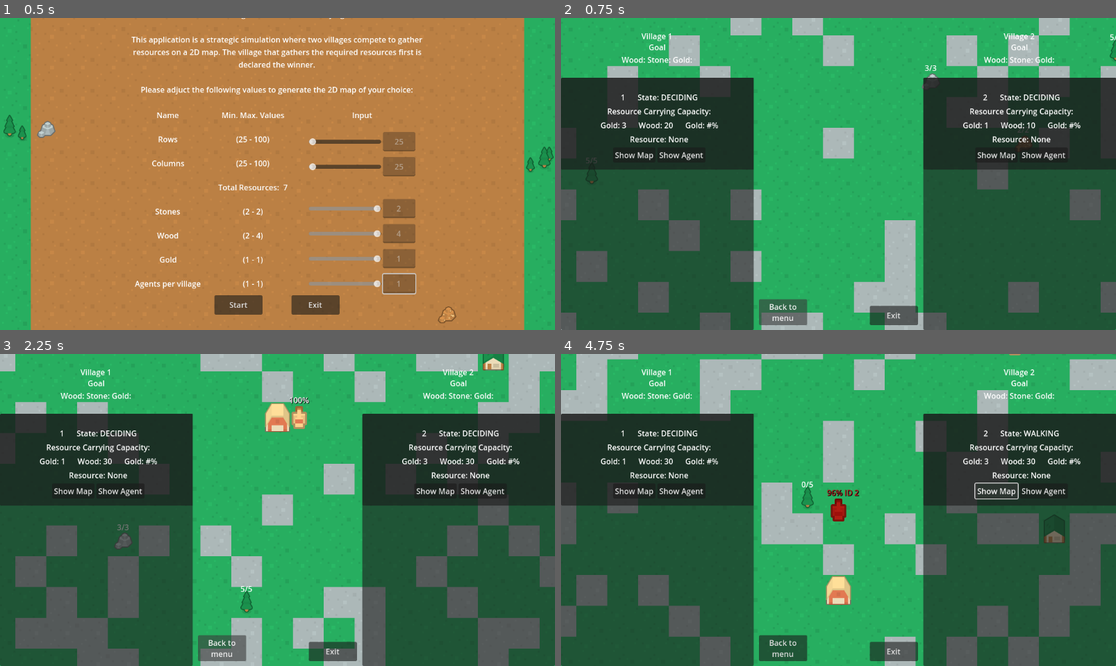
Above: before the commit, frames 1-4 (two rows, left to right).
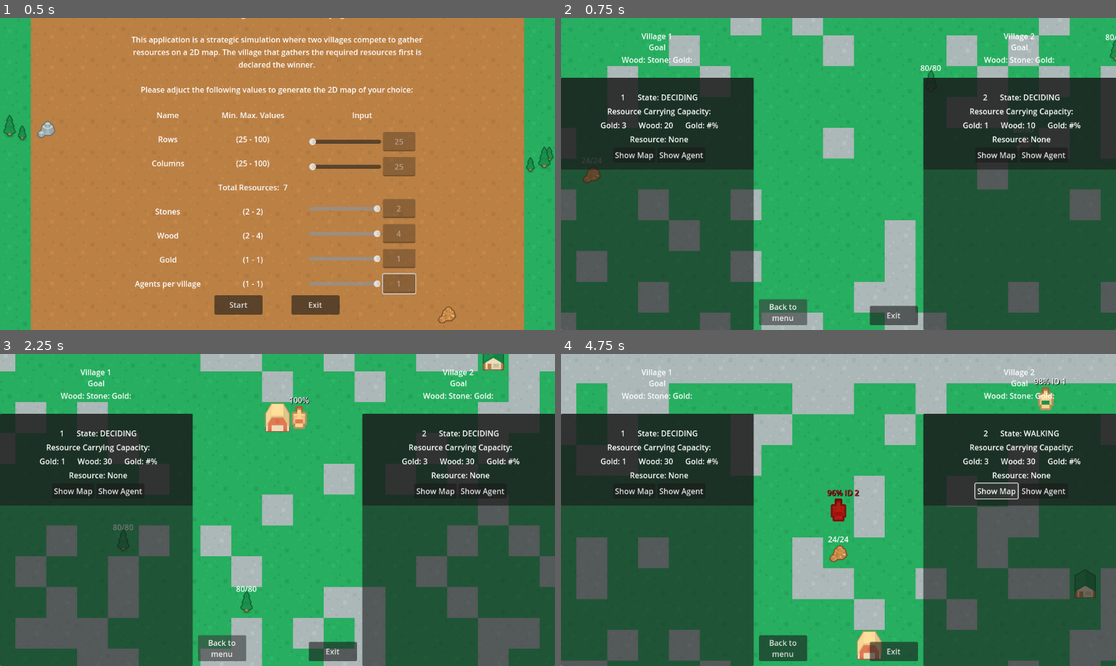
Above: after the commit, the same moments.

Repository: ApostolisSiampanis/intelligent-agents
Game: Godot game, scene res://scenes/input_screen.tscn
Two runs of this game, one before a commit and one after it. Both use one fixed random seed, a clock stepped at 60 frames per second and the inputs below.
Inputs:
- Up to frame 1 (0.5 s): no input
- Up to frame 2 (0.75 s): click "Start" at 0.5 s
- Up to frame 3 (2.25 s): click "Back to menu" at 1.25 s; click "Start" at 2 s
- Up to frame 4 (4.75 s): click "Show Map" at 2.75 s; click "Show Agent" at 3.5 s; click "Show Map" at 4.25 s

Frame 1 is identical in both runs. In frame 2, 0.2% of the frame differs, in the area x 3-100%, y 5-54%; in frame 3, 0.2%; in frame 4, 34%, in the area x 0-100%, y 0-100%.

Commit message:
Update code for resource quantity per source
Co-Authored-By: Dimitris Stylianou <dimitrisstylianou@proton.me>

Diff:
--- a/scripts/map_generator.gd
+++ b/scripts/map_generator.gd
@@ -10,24 +10,21 @@
 @onready var game_manager = %GameManager
 @onready var camera_2d = $"../Camera2D"
 
+var agents_array := [] # stores all created agent instances
+
 const INFO_CARD = preload("res://scenes/info_card.tscn")
 const AGENT = preload("res://scenes/agent.tscn")
 const RESOURCE_COLLIDER = preload("res://scenes/resource_collider.tscn")
 
-var agents_array := [] # stores all created agent instances
-
 
 ''' Tiles coordinates based on medieval_tilesheet (TileSet) '''
 const village_1_tile_coords := {'x': 5, 'y': 6}
 const village_2_tile_coords := {'x': 7, 'y': 6}
-
 const stone_tile_coords := {'x': 7, 'y': 4}
 const gold_tile_coords := {'x': 9, 'y': 5}
 const wood_tile_coords := {'x': 7, 'y': 3}
-
 const grass_tile_coords := {'x': 0, 'y': 0}
 const obstacle_tile_coords := {'x': 3, 'y': 1}
-
 const highlight_tile_coords := {'x': 4, 'y': 5}
 
 
@@ -39,16 +36,18 @@
 static var gold: int # number of gold resources
 static var agents: int # number of agents per village
 static var obstacles: int  # number of obstacles
+static var resource_quantity_per_source: Dictionary # resource quantity per source
 
 
 ''' Functions '''
 static func set_input_arguments(
 	rows_arg: int, cols_arg: int, stone_arg: int,
-	wood_arg: int, gold_arg: int, agents_arg: int
+	wood_arg: int, gold_arg: int, agents_arg: int,
+	resource_quantity_per_source_arg: Dictionary
 ) -> void:
 	"""
-		- This static method sets the values of static variables
-		  rows, cols, stone, wood, gold, and agents based on user input.
+		- This static method sets the values of static variables rows, cols, stone,
+		  wood, gold, agents and resource_quantity_per_source based on user input.
 		- Calculates the number of obstacles based on rows and cols.
 	"""
 	rows = rows_arg
@@ -57,6 +56,7 @@
 	wood = wood_arg
 	gold = gold_arg
 	agents = agents_arg
+	resource_quantity_per_source = resource_quantity_per_source_arg
 	obstacles = ceili(rows * cols * 0.2)
 
 func _ready():
@@ -97,18 +97,18 @@
 		for x in cols:
 			add_background_tile(x, y) # background tile placement
 
+			if wood > 0: # wood tile placement
+				resource_coords = add_foreground_tile(map, available_rows, wood_tile_coords)
+				add_collider_for_resource(resource_coords, resource_quantity_per_source.wood, "wood")
+				wood -= 1
 			if stone > 0: # stone tile placement
 				resource_coords = add_foreground_tile(map, available_rows, stone_tile_coords)
-				add_collider_for_resource(resource_coords, stone + ((y+1) * (x+1)), "stone")
+				add_collider_for_resource(resource_coords, resource_quantity_per_source.stone, "stone")
 				stone -= 1
 			if gold > 0: # gold tile placement
 				resource_coords = add_foreground_tile(map, available_rows, gold_tile_coords)
-				add_collider_for_resource(resource_coords, gold + ((y+1) * (x+1)), "gold")
+				add_collider_for_resource(resource_coords, resource_quantity_per_source.gold, "gold")
 				gold -= 1
-			if wood > 0: # wood tile placement
-				resource_coords = add_foreground_tile(map, available_rows, wood_tile_coords)
-				add_collider_for_resource(resource_coords, wood + ((y+1) * (x+1)), "wood")
-				wood -= 1
 			if agents > 0: # in each iteration create one agent for each village
 				var agent_1 := create_agent(AGENT.instantiate(), 0, village_1_coords, agents*2-1) # agent for village 1
 				var agent_2 := create_agent(AGENT.instantiate(), 1, village_2_coords, agents*2) # agent for village 2
@@ -155,7 +155,7 @@
 		set_cell(0, Vector2i(x, y),
 				 0, Vector2i(grass_tile_coords.x, grass_tile_coords.y))
 
-func add_collider_for_resource(resource_coords: Dictionary, quantity: int, type: String) -> void:
+func add_collider_for_resource(resource_coords: Dictionary, quantity: int, type_str: String) -> void:
 	"""
 		Adds a collider for a resource at the specified coordinates with quantity and type.
 	"""
@@ -163,7 +163,7 @@
 	var coords := map_to_local(Vector2i(resource_coords.x, resource_coords.y))
 	resource_collider.position = coords
 	resource_collider.set_total_quantity(quantity)
-	resource_collider.type = type
+	resource_collider.type = Common.get_tile_type(type_str)
 	resource_collider.z_index = 3
 	add_child(resource_collider)
 
--- a/scripts/start_map_generation.gd
+++ b/scripts/start_map_generation.gd
@@ -16,9 +16,12 @@
 	var agents: int = line_edit_agents.text.to_int()
 
 	var goal := calculate_goal(wood, stone, gold, agents)
+	var resource_quantity_per_source =\
+		get_resource_quantity_per_source(goal, {'wood': wood, 'stone': stone, 'gold': gold})
+
 	Village.set_target_resource_quantity(goal)
+	MapGenerator.set_input_arguments(rows, cols, stone, wood, gold, agents, resource_quantity_per_source)
 
-	MapGenerator.set_input_arguments(rows, cols, stone, wood, gold, agents)
 	get_tree().change_scene_to_file("res://scenes/map_generator.tscn")
 
 func calculate_goal(wood: int, stone: int, gold: int, agents: int) -> Dictionary:
@@ -30,3 +33,17 @@
 	var stone_goal: int = agents * Common.RESOURCE_MAXIMUM_CARRY_CAPACITY_PER_AGENT.stone * 2
 	var gold_goal: int = agents * Common.RESOURCE_MAXIMUM_CARRY_CAPACITY_PER_AGENT.gold * 2
 	return {'wood': wood_goal, 'stone': stone_goal, 'gold': gold_goal}
+
+func get_resource_quantity_per_source(goal: Dictionary, resource_sources: Dictionary) -> Dictionary:
+	"""
+		This function calculates the resource quantity per source for each resource type based on
+		the goals and the number of resource sources.
+	"""
+	var resource_quantity_per_source := {}
+	var total_map_resource_quantity: int
+
+	for key in goal:
+		total_map_resource_quantity = goal[key] * 2 * 2
+		resource_quantity_per_source[key] = ceili(total_map_resource_quantity / resource_sources[key])
+
+	return resource_quantity_per_source
